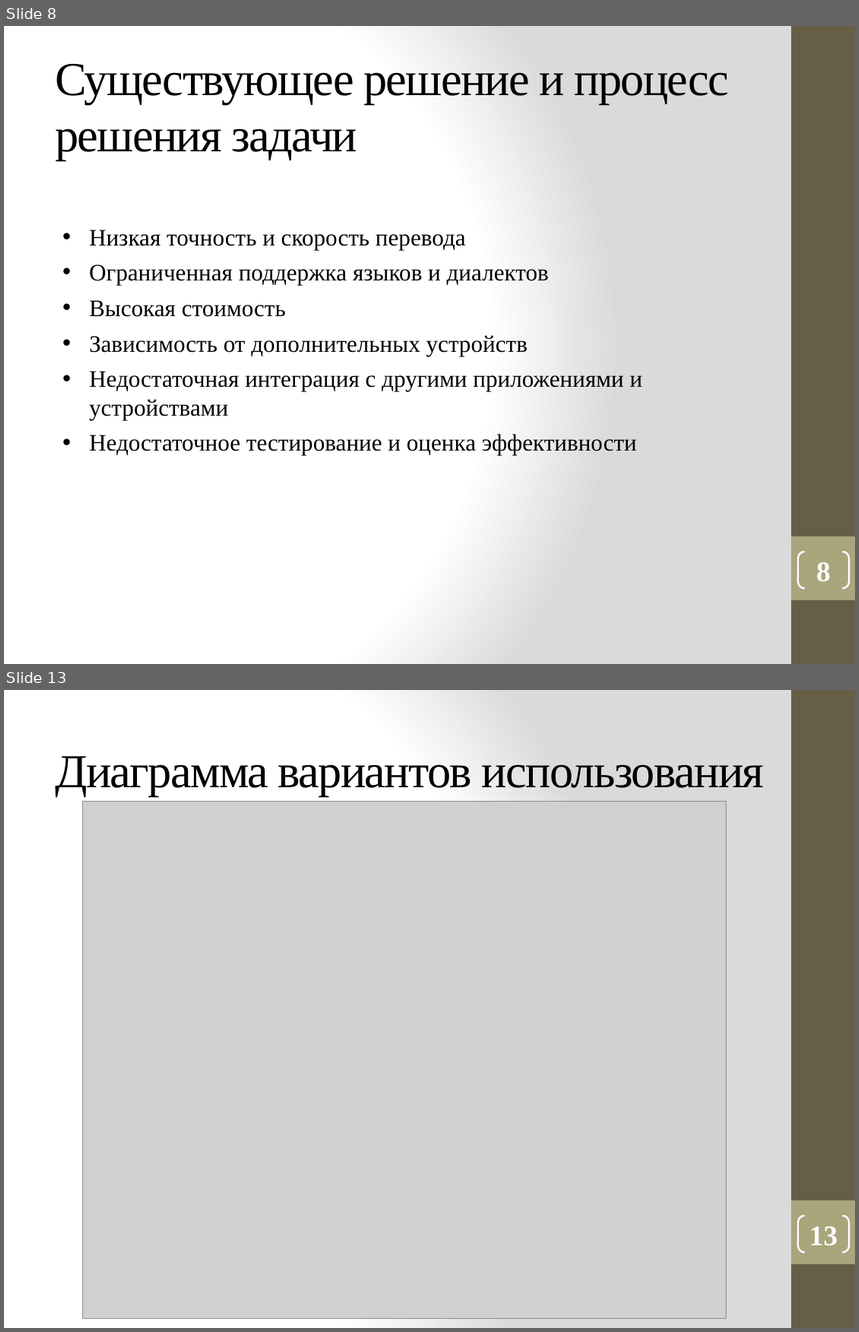
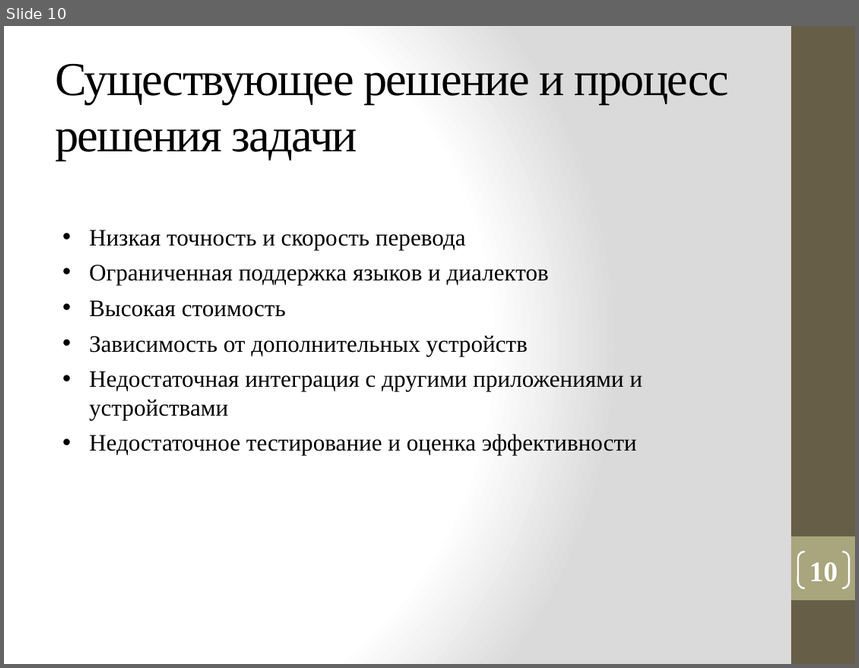
Before and after one commit to vadimgilka/DeafAndDumbPeople, a slide deck: Моя документация/Презентация_Панова.pptx. Shown one above the other, each under a label of ours: slides 8 and 13 before the commit, slide 10 after it; the slides between them are not shown. The pictures are 859x1332 and 859x668 pixels, drawn with LibreOffice and Linux fonts; fonts in the diff are those of the drawing; grey boxes stand for pictures. Boxes give left, top, right and bottom in pixels: in the first picture for what was removed or moved away, otherwise in the second. Text is boxed around its words. In the diff, an @@ line names an element or a change of style, - is before the commit and + after.

```diff
--- a/Моя документация/Презентация_Панова.pptx
+++ b/Моя документация/Презентация_Панова.pptx
@@ slide 13 removed at bbox=[4, 690, 855, 1328], background gradient #FFFFFF to #DADADA; not listed: 2 template elements that a slide beside it also shows @@
@@ title removed at bbox=[55, 756, 765, 796] @@
-Диаграмма вариантов использования
@@ picture removed at bbox=[82, 802, 727, 1319] @@
@@ page number removed at bbox=[798, 1216, 849, 1252] @@
-13
@@ what was slide 8 is now slide 10 @@
@@ page number at bbox=[810, 563, 838, 582]: text changed @@
-8
+10
```
Also in this commit, not shown: 5 slides changed, 6 slides added, 2 other slides removed, 1 other file.
